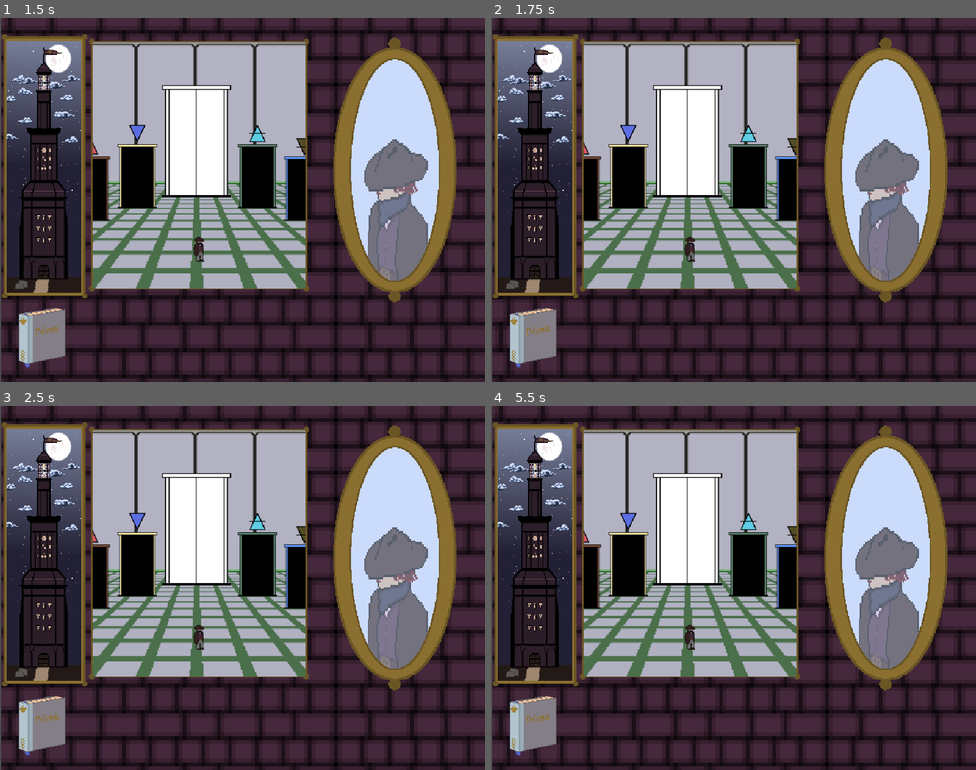
Above: before the commit, frames 1-4 (two rows, left to right).
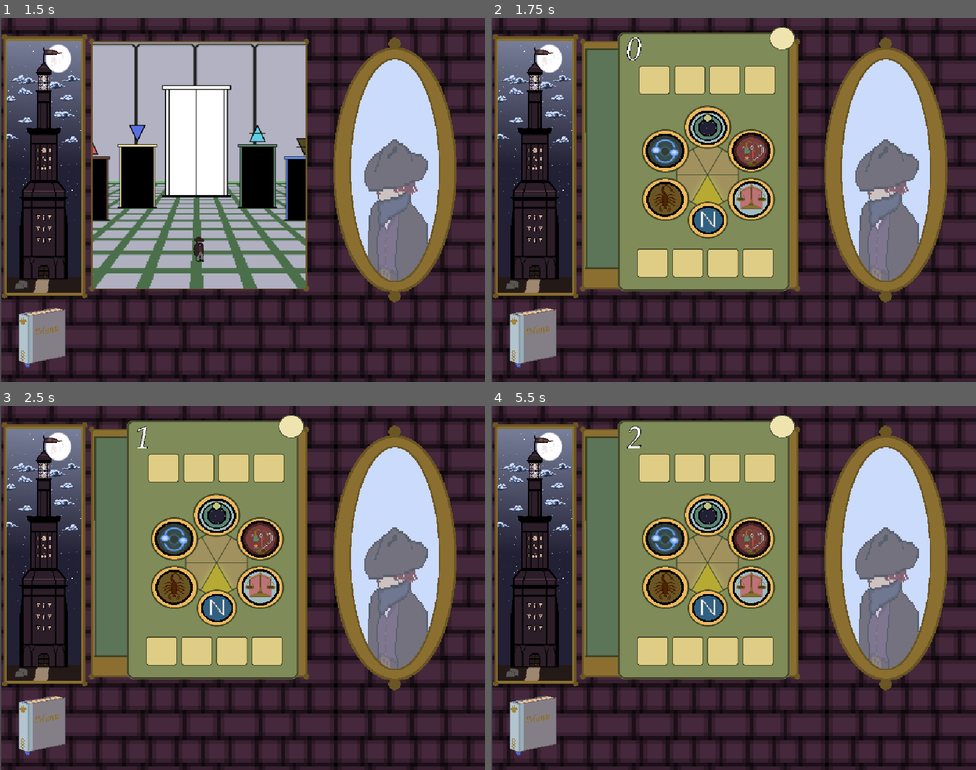
Above: after the commit, the same moments.

Repository: mccajd/Quintessential
Game: Godot game, scene res://Scenes/main_menu.tscn
Two runs of this game, one before a commit and one after it. Both use one fixed random seed, a clock stepped at 60 frames per second and the inputs below.
Inputs (mouse positions are in pixels of both pictures, inside the frame that each line leads up to):
- Up to frame 1 (1.5 s): click (441, 178) at 0.5 s; move the mouse to (349, 181) at 1.27 s; press the mouse at (349, 181) at 1.28 s
- Up to frame 2 (1.75 s): tap 0 (selectBeacon0) at 1.55 s
- Up to frame 3 (2.5 s): tap Enter at 2 s; move the mouse to (145, 606) at 2.02 s; release the mouse at (145, 606) at 2.03 s; tap 0 (selectBeacon0) at 2.1 s; tap 1 (selectBeacon1) at 2.3 s
- Up to frame 4 (5.5 s): click (534, 726) at 2.75 s; click "Return to Title" at 3.5 s; click (932, 566) at 4.25 s; move the mouse to (782, 507) at 5.02 s; tap 1 (selectBeacon1) at 5.1 s; tap 2 (selectBeacon2) at 5.3 s

Frame 1 is identical in both runs. In frame 2, 30% of the frame differs, in the area x 19-63%, y 2-76%; in frame 3, 30%; in frame 4, 30%.

Commit message:
Set the keybindSelect export variable for each beacon node

Diff:
--- a/Scenes/beacon_puzzle.tscn
+++ b/Scenes/beacon_puzzle.tscn
@@ -123,60 +123,70 @@
 position = Vector2(100, 566)
 id = 1
 availableNodeIds = Array[int]([2, 4, 3])
+keybindSelect = "selectBeacon1"
 
 [node name="BeaconNode2" parent="BeaconTower" groups=["BeaconNodes"] instance=ExtResource("3_o3mqj")]
 z_index = 1
 position = Vector2(-17, 473)
 id = 2
 availableNodeIds = Array[int]([5, 4, 1])
+keybindSelect = "selectBeacon2"
 
 [node name="BeaconNode3" parent="BeaconTower" groups=["BeaconNodes"] instance=ExtResource("3_o3mqj")]
 z_index = 1
 position = Vector2(217, 481)
 id = 3
 availableNodeIds = Array[int]([6, 1, 4])
+keybindSelect = "selectBeacon3"
 
 [node name="BeaconNode4" parent="BeaconTower" groups=["BeaconNodes"] instance=ExtResource("3_o3mqj")]
 z_index = 1
 position = Vector2(102, 381)
 id = 4
 availableNodeIds = Array[int]([7, 6, 3, 1, 2, 5])
+keybindSelect = "selectBeacon4"
 
 [node name="BeaconNode5" parent="BeaconTower" groups=["BeaconNodes"] instance=ExtResource("3_o3mqj")]
 z_index = 1
 position = Vector2(-30, 304)
 id = 5
 availableNodeIds = Array[int]([8, 7, 4, 2])
+keybindSelect = "selectBeacon5"
 
 [node name="BeaconNode6" parent="BeaconTower" groups=["BeaconNodes"] instance=ExtResource("3_o3mqj")]
 z_index = 1
 position = Vector2(233, 306)
 id = 6
 availableNodeIds = Array[int]([9, 3, 4, 7])
+keybindSelect = "selectBeacon6"
 
 [node name="BeaconNode7" parent="BeaconTower" groups=["BeaconNodes"] instance=ExtResource("3_o3mqj")]
 z_index = 1
 position = Vector2(101, 230)
 id = 7
 availableNodeIds = Array[int]([10, 9, 6, 4, 5, 8])
+keybindSelect = "selectBeacon7"
 
 [node name="BeaconNode8" parent="BeaconTower" groups=["BeaconNodes"] instance=ExtResource("3_o3mqj")]
 z_index = 1
 position = Vector2(-35, 147)
 id = 8
 availableNodeIds = Array[int]([100, 10, 7, 5])
+keybindSelect = "selectBeacon8"
 
 [node name="BeaconNode9" parent="BeaconTower" groups=["BeaconNodes"] instance=ExtResource("3_o3mqj")]
 z_index = 1
 position = Vector2(238, 147)
 id = 9
 availableNodeIds = Array[int]([300, 6, 7, 10])
+keybindSelect = "selectBeacon9"
 
 [node name="BeaconNode10" parent="BeaconTower" groups=["BeaconNodes"] instance=ExtResource("3_o3mqj")]
 z_index = 1
 position = Vector2(101, 89)
 id = 10
 availableNodeIds = Array[int]([200, 300, 9, 7, 8, 100])
+keybindSelect = "selectBeacon0"
 
 [node name="Connector1-2" parent="BeaconTower" instance=ExtResource("4_642lw")]
 position = Vector2(42, 561)
